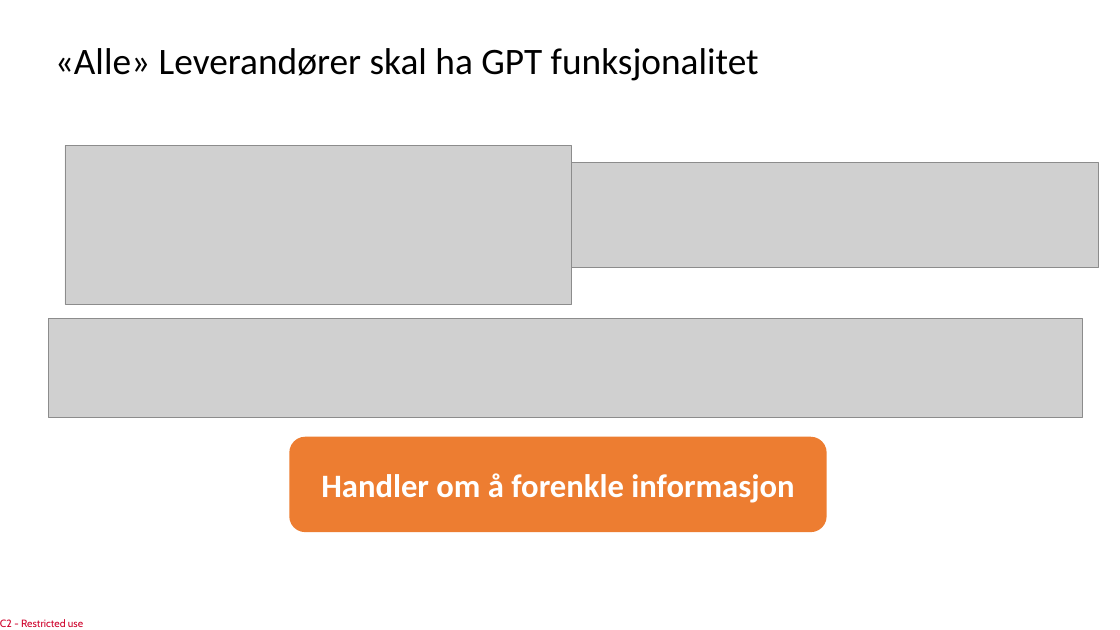
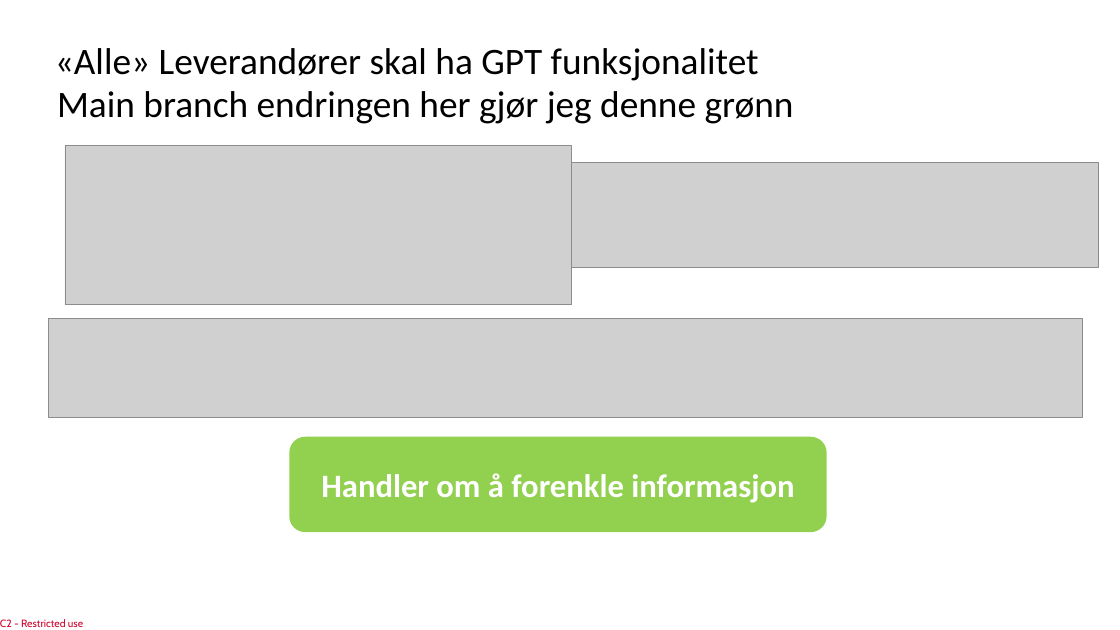
Before and after one commit to LoneBekkeheien/Product-catalogue-test, a slide deck: slide 5 of Test1.pptx. Drawn at 1120x630 pixels with LibreOffice and Linux fonts; fonts in the diff are those of the drawing; grey boxes stand for pictures. Boxes give left, top, right and bottom in pixels: in the first picture for what was removed or moved away, otherwise in the second. Text is boxed around its words. In the diff, an @@ line names an element or a change of style, - is before the commit and + after.

Commit message:
endret text og text bod

```diff
--- a/Test1.pptx
+++ b/Test1.pptx
@@ text added at (57,91,794,124), 32 pt, text #000000 @@
+Main branch endringen her gjør jeg denne grønn
@@ rounded rectangle "Handler om å forenkle informasjon" at (289,437,827,533): fill #ED7D31 to #92D050 @@
```
